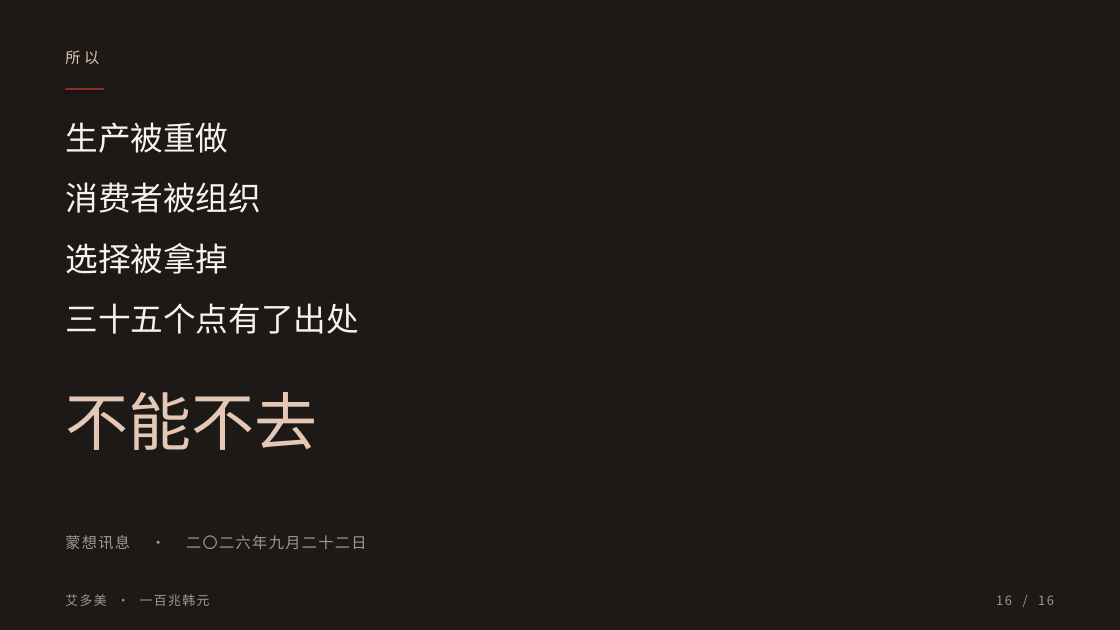
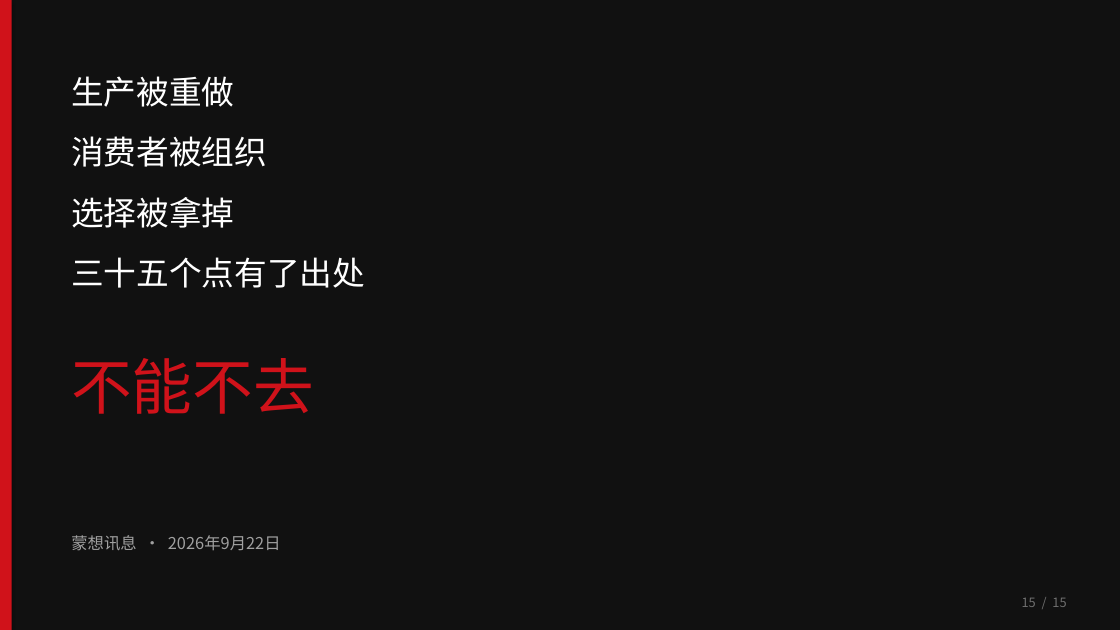
Before and after one commit to headshot9999/xiaoyi, a slide deck: slide 15 of 艾多美何以成为100兆韩元企业.pptx (slide 16 before the commit). Drawn at 1120x630 pixels with LibreOffice and Linux fonts; fonts in the diff are those of the drawing. Boxes give left, top, right and bottom in pixels: in the first picture for what was removed or moved away, otherwise in the second. Text is boxed around its words. In the diff, an @@ line names an element or a change of style, - is before the commit and + after.

```diff
--- a/艾多美何以成为100兆韩元企业.pptx
+++ b/艾多美何以成为100兆韩元企业.pptx
@@ background #1C1916 to #111111 @@
@@ rectangle added at bbox=[0, 0, 12, 630], fill #D0121A @@
@@ text removed at bbox=[65, 50, 99, 64] @@
-所以
@@ rectangle removed at bbox=[66, 88, 104, 90] @@
@@ 4 texts: place and size @@
-4 texts at bbox=[65, 122, 359, 334]
+4 texts at bbox=[71, 76, 365, 288]
@@ text colour #F7F3EB to #FFFFFF in 4 elements at bbox=[71, 76, 234, 107], bbox=[71, 136, 267, 167], bbox=[71, 197, 234, 228], bbox=[71, 257, 365, 288] @@
@@ text "不能不去": place and size @@
-text "不能不去" at bbox=[65, 392, 317, 450]
+text "不能不去" at bbox=[71, 358, 313, 414]
@@ text "不能不去" at bbox=[71, 358, 313, 414]: size 54 to 52 pt, text colour #E4C7B4 to #D0121A @@
@@ text at bbox=[71, 535, 281, 551]: text changed; size 13 to 14 pt; text colour #A3988C to #A0A0A0 @@
-蒙想讯息 · 二〇二六年九月二十二日
+蒙想讯息 · 2026年9月22日
@@ text removed at bbox=[65, 594, 210, 606] @@
-艾多美 · 一百兆韩元
@@ text removed at bbox=[996, 595, 1054, 605] @@
-16 / 16
@@ text added at bbox=[1022, 598, 1066, 607], 11 pt, text #6E6E6E @@
+15 / 15
```
Also in this commit, not shown: 14 other slides changed, 1 slide removed, 2 other files.
